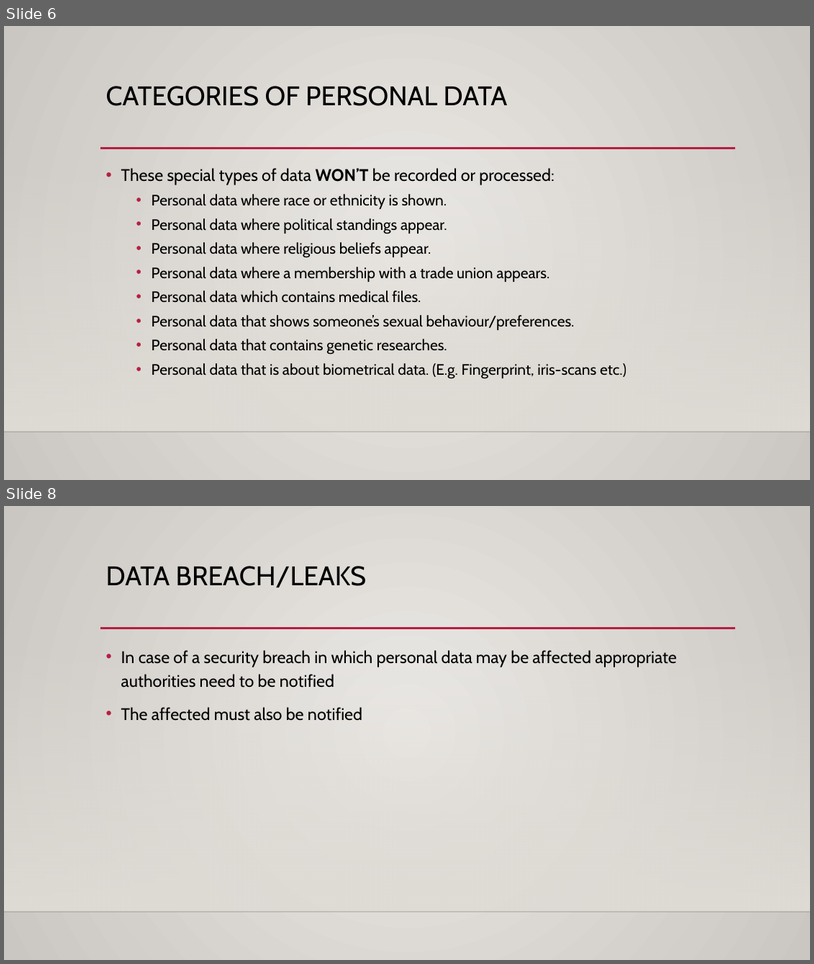
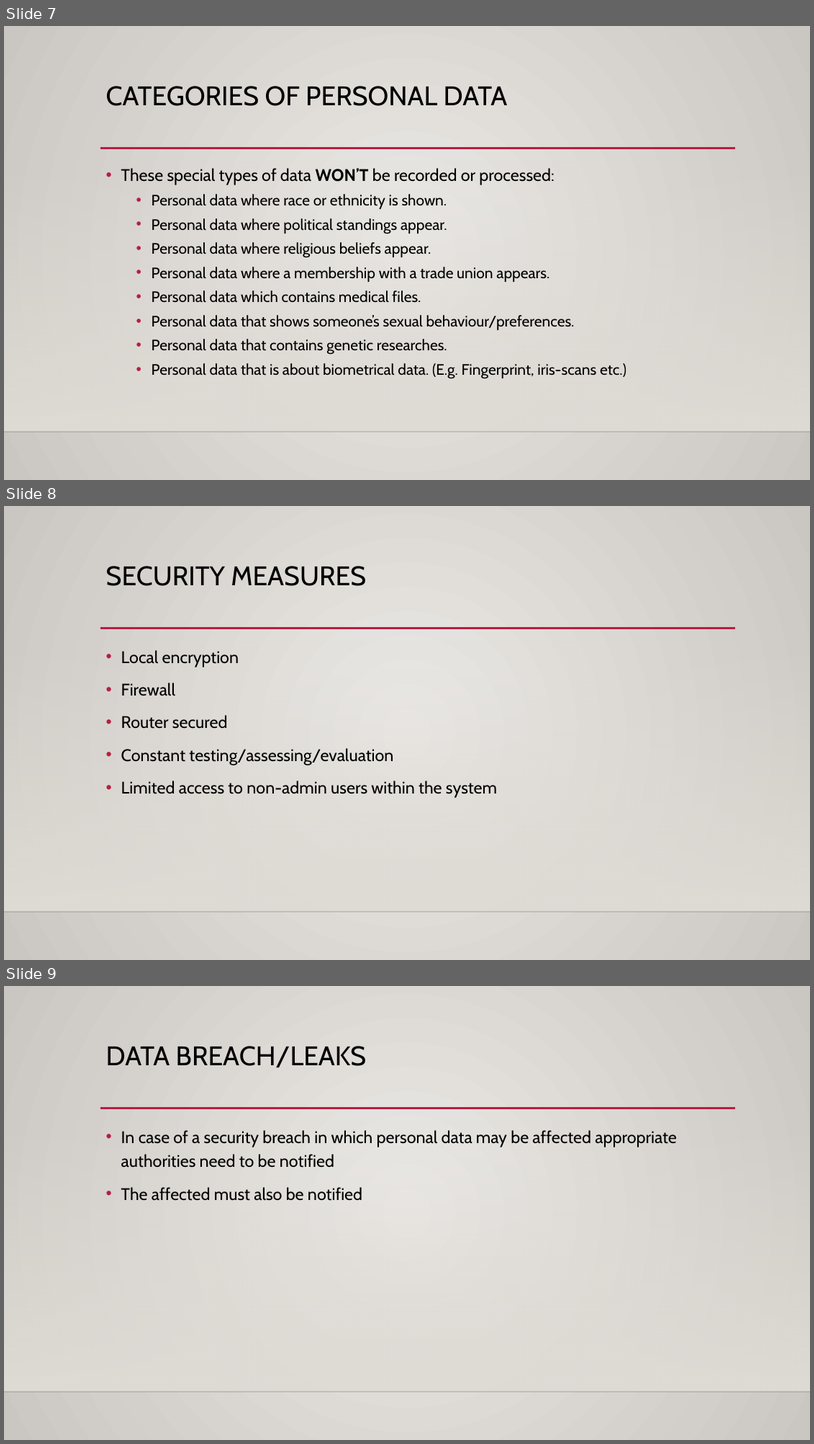
Before and after one commit to dmitrlv/Case-Study-3, a slide deck: GDPR_case_study_3.pptx. Shown one above the other, each under a label of ours: slides 6 and 8 before the commit, slides 7, 8 and 9 after it; the slides between them are not shown. The pictures are 814x964 and 814x1444 pixels, drawn with LibreOffice and Linux fonts; fonts in the diff are those of the drawing; background and template pictures are left out. Boxes give left, top, right and bottom in pixels: in the first picture for what was removed or moved away, otherwise in the second. Text is boxed around its words. In the diff, an @@ line names an element or a change of style, - is before the commit and + after.

```diff
--- a/GDPR_case_study_3.pptx
+++ b/GDPR_case_study_3.pptx
@@ slide 8 added at [4,506,810,960], background gradient #ECEAE7 to #CAC7C1; not listed: 3 template elements that a slide beside it also shows @@
@@ title added at [106,566,366,586], 32 pt, text #000000 @@
+SECURITY MEASURES
@@ text added at [121,650,497,798], 20 pt, text #000000 @@
+• Local encryption
+• Firewall
+• Router secured
+• Constant testing/assessing/evaluation
+• Limited access to non-admin users within the system
@@ what was slide 6 is now slide 7 @@
@@ what was slide 8 is now slide 9 @@
```
Also in this commit, not shown: 3 slides changed, 1 other slide added, 1 slide removed.
